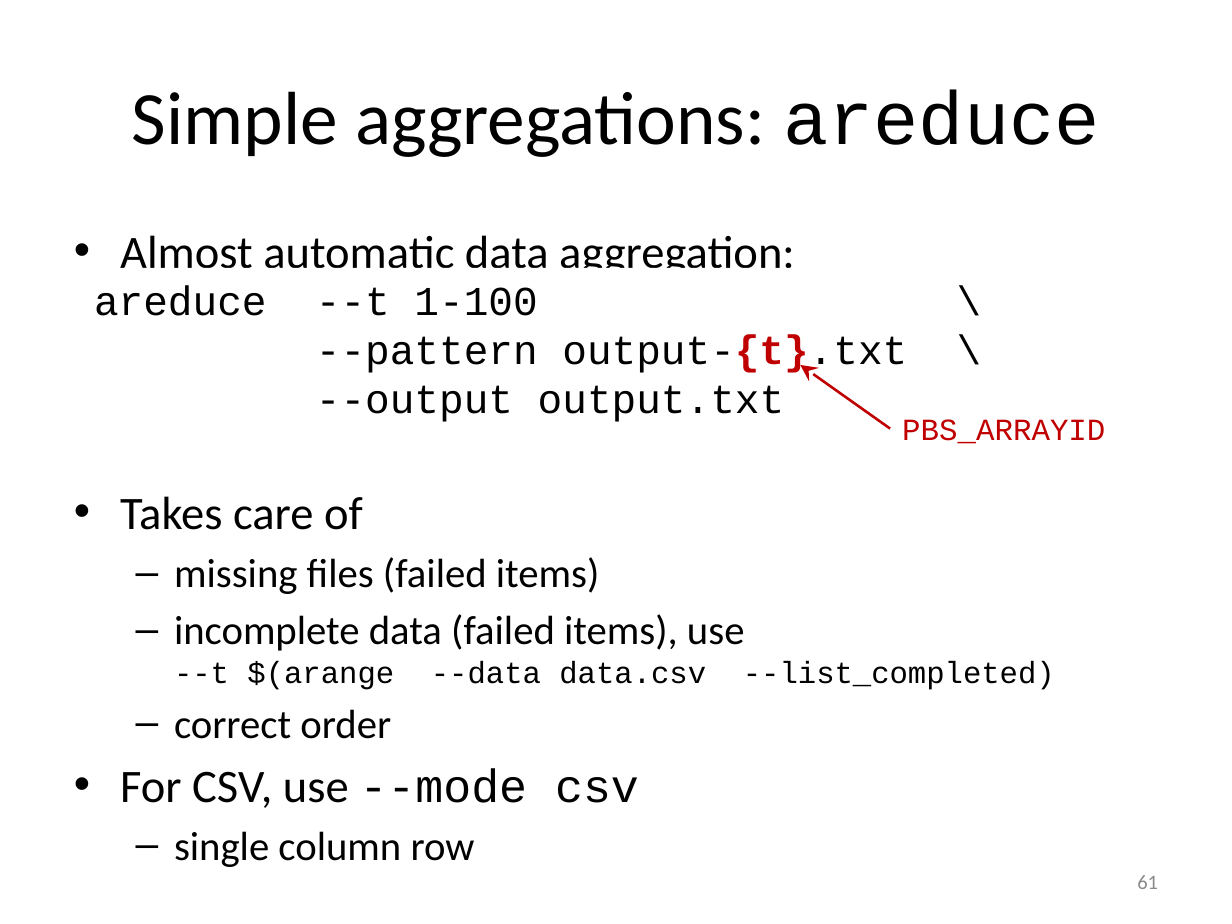
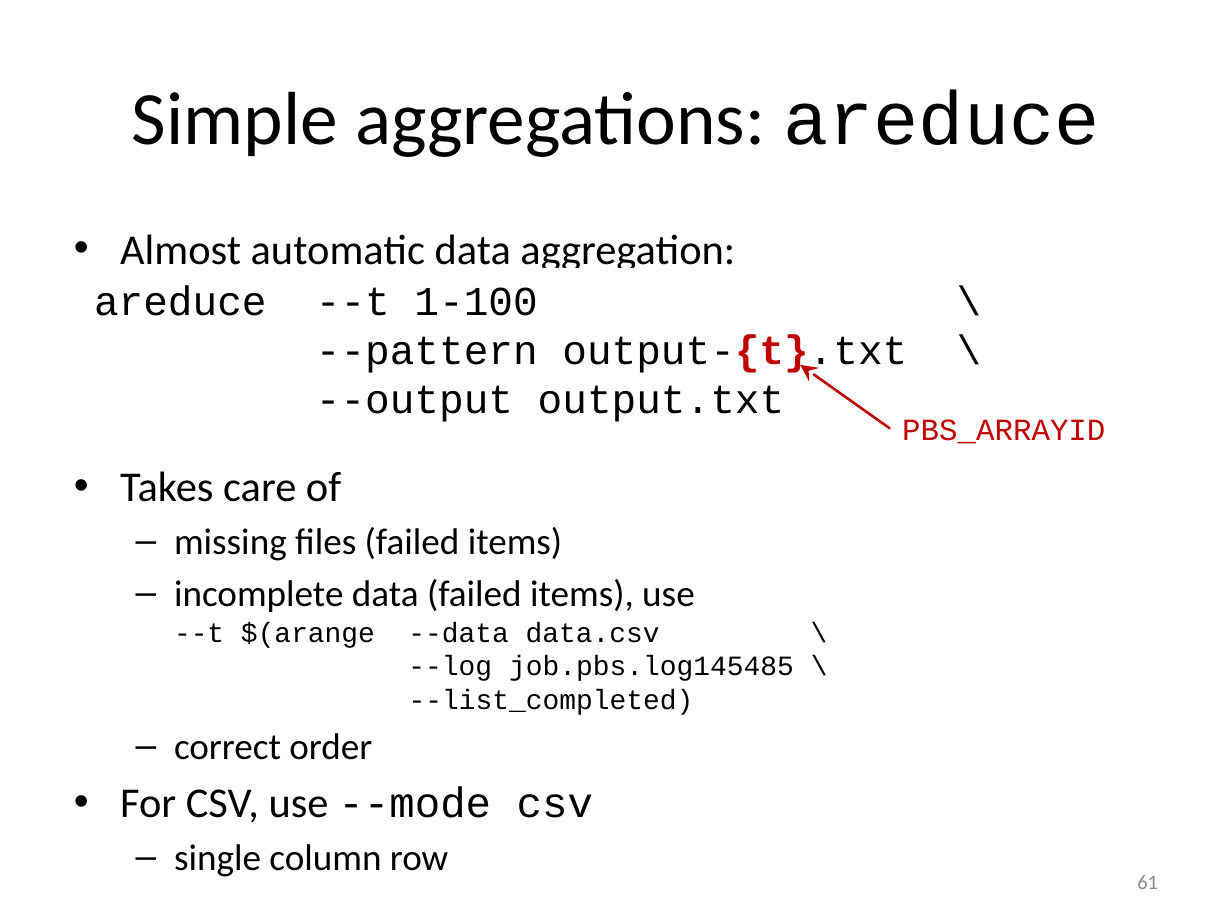
Before and after one commit to gjbex/worker-and-atools, a slide deck: slide 61 of worker_atools.pptx. Drawn at 1232x924 pixels with LibreOffice and Linux fonts; fonts in the diff are those of the drawing. Boxes give left, top, right and bottom in pixels: in the first picture for what was removed or moved away, otherwise in the second. Text is boxed around its words. In the diff, an @@ line names an element or a change of style, - is before the commit and + after.

Commit message:
Fix typos

```diff
--- a/worker_atools.pptx
+++ b/worker_atools.pptx
@@ text at <box>120,234,735,823</box>: size 27.2 to 24.8 pt in "Almost automatic data aggregation:", "Takes care of", "For CSV, use --mode csv"; size 23.8 to 21.7 pt in "missing files (failed items)", "correct order", "single column row" @@
@@ text at <box>174,579,794,715</box>: text changed; size 17.9 to 16.3 pt @@
-  – incomplete data (failed items), use
-    --t $(arange --data data.csv --list_completed)
+  – incomplete data (failed items), use
+    --t $(arange --data data.csv \
+    --log job.pbs.log145485 \
+    --list_completed)
```
Also in this commit, not shown: 2 other slides changed.
